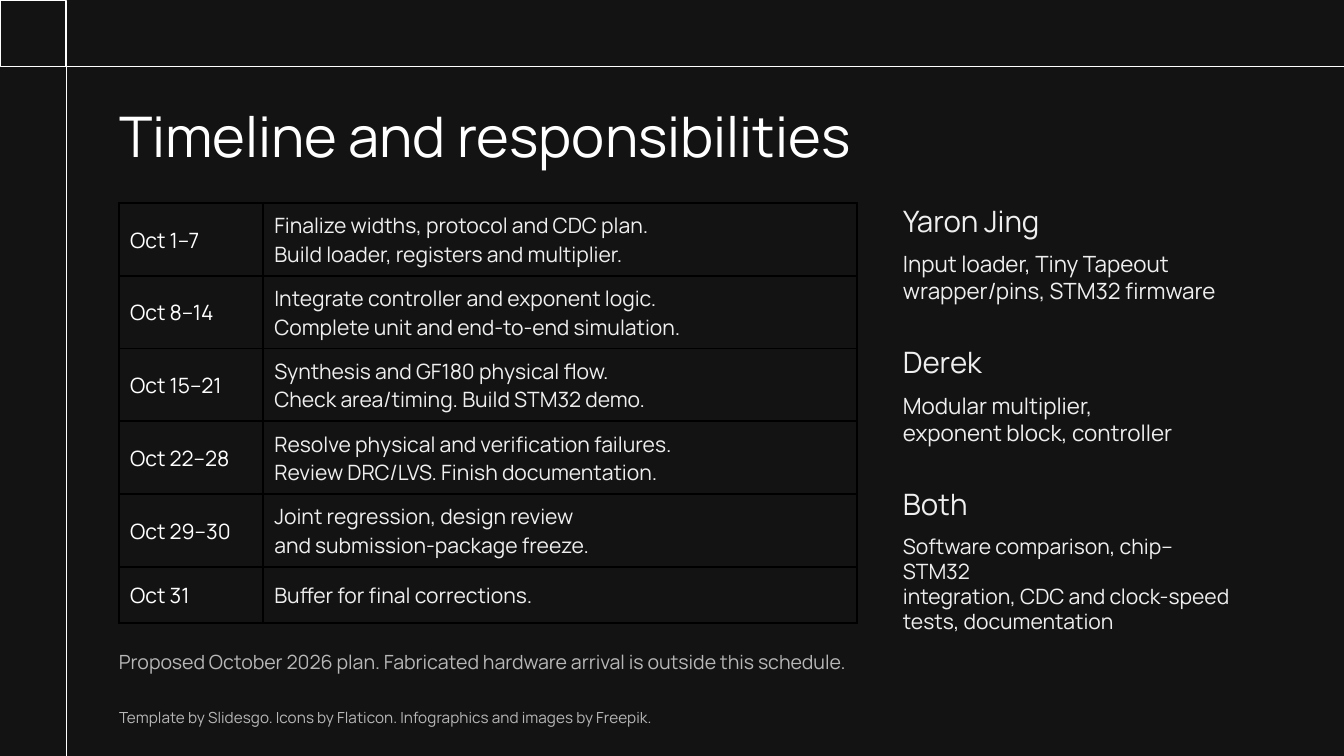
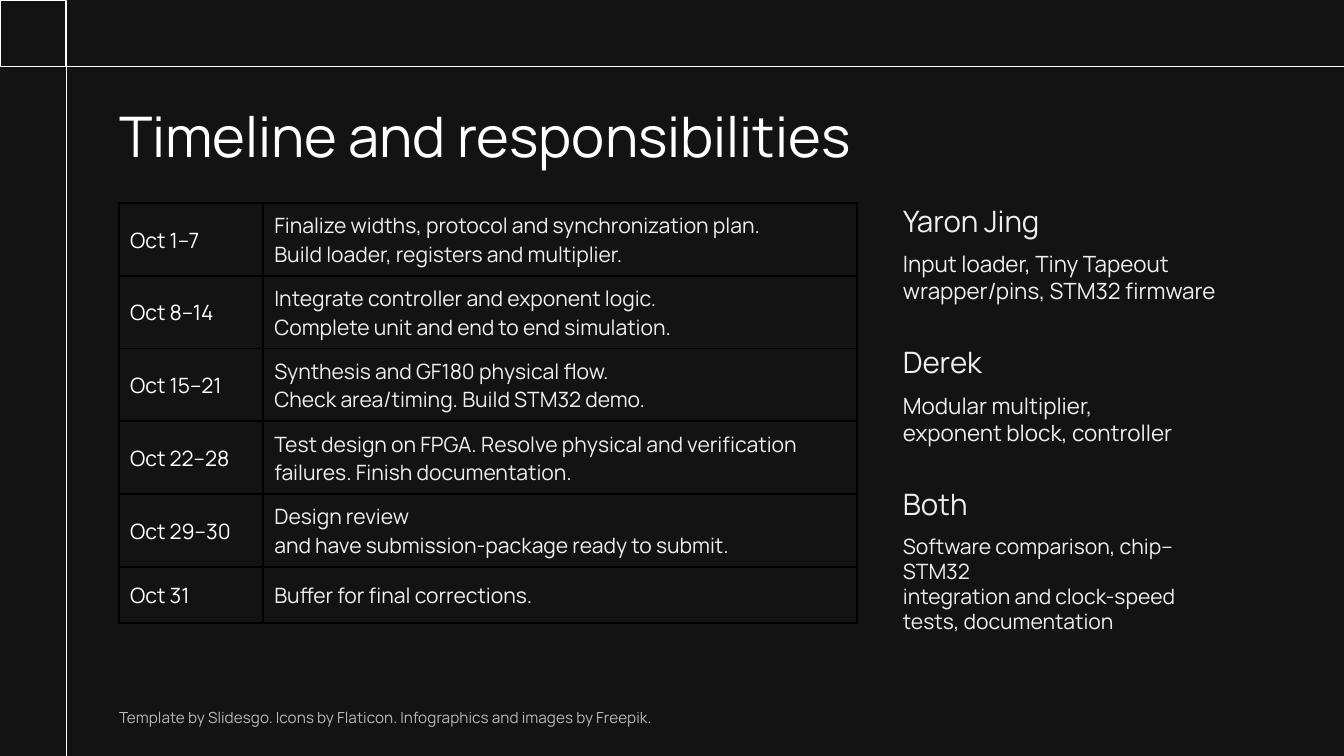
Before and after one commit to lacser/298A, a slide deck: slide 3 of docs/RSA_Encryptor_Proposal.pptx. Drawn at 1344x756 pixels with LibreOffice and Linux fonts; fonts in the diff are those of the drawing. Boxes give left, top, right and bottom in pixels: in the first picture for what was removed or moved away, otherwise in the second. Text is boxed around its words. In the diff, an @@ line names an element or a change of style, - is before the commit and + after.

Commit message:
update slides

```diff
--- a/docs/RSA_Encryptor_Proposal.pptx
+++ b/docs/RSA_Encryptor_Proposal.pptx
@@ table at [120, 203, 857, 616] @@
-row 1, column 2: Finalize widths, protocol and CDC plan. / Build loader, registers and multiplier.
+row 1, column 2: Finalize widths, protocol and synchronization plan. / Build loader, registers and multiplier.
-row 2, column 2: Integrate controller and exponent logic. / Complete unit and end-to-end simulation.
+row 2, column 2: Integrate controller and exponent logic. / Complete unit and end to end simulation.
-row 4, column 2: Resolve physical and verification failures. / Review DRC/LVS. Finish documentation.
+row 4, column 2: Test design on FPGA. Resolve physical and verification failures. Finish documentation.
-row 5, column 2: Joint regression, design review / and submission-package freeze.
+row 5, column 2: Design review / and have submission-package ready to submit.
@@ text at [903, 588, 1175, 610]: text changed @@
-integration, CDC and clock-speed
+integration and clock-speed
@@ text removed at [119, 654, 846, 674] @@
-Proposed October 2026 plan. Fabricated hardware arrival is outside this schedule.
```
Also in this commit, not shown: 2 other slides changed.
